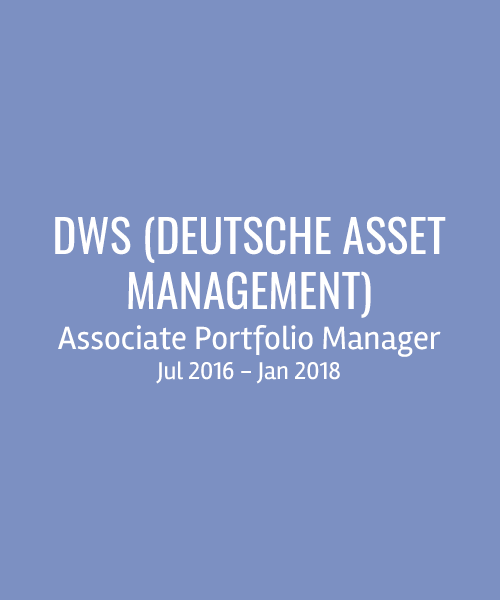
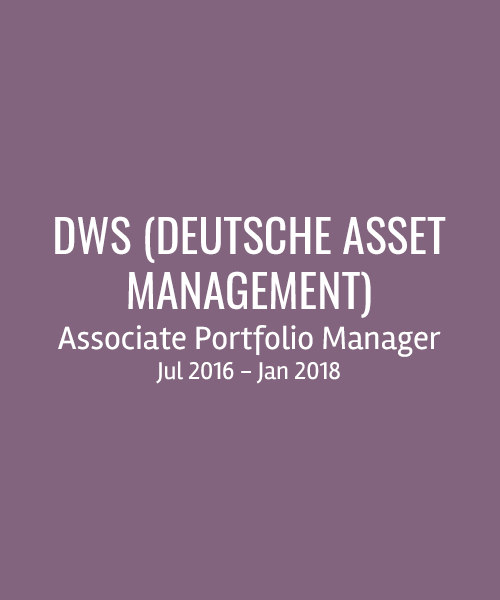
Layers edited between the first and the second 500 × 600 image:
painted on "Layer 1" over [0, 0, 500, 600]
